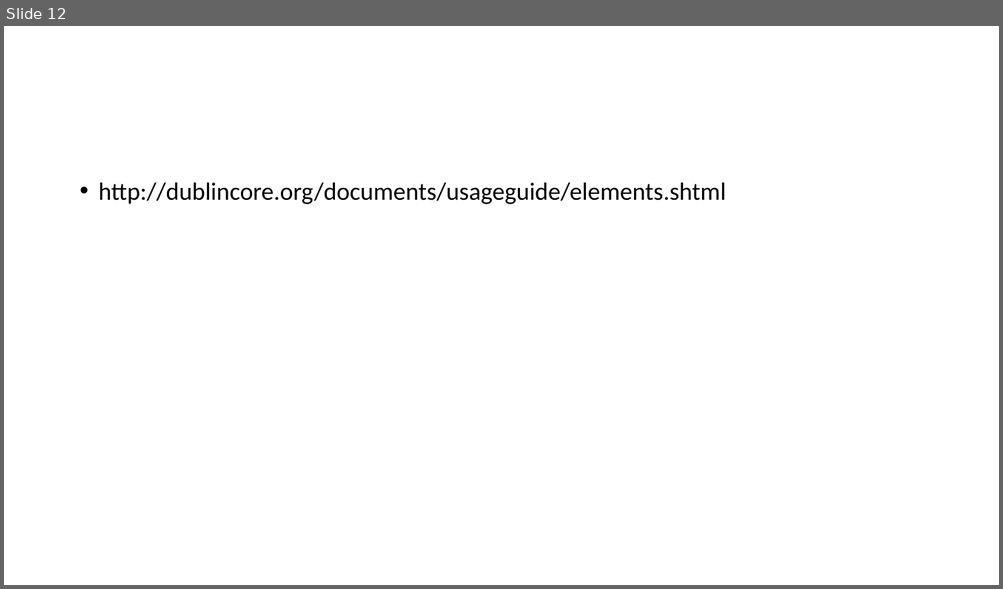
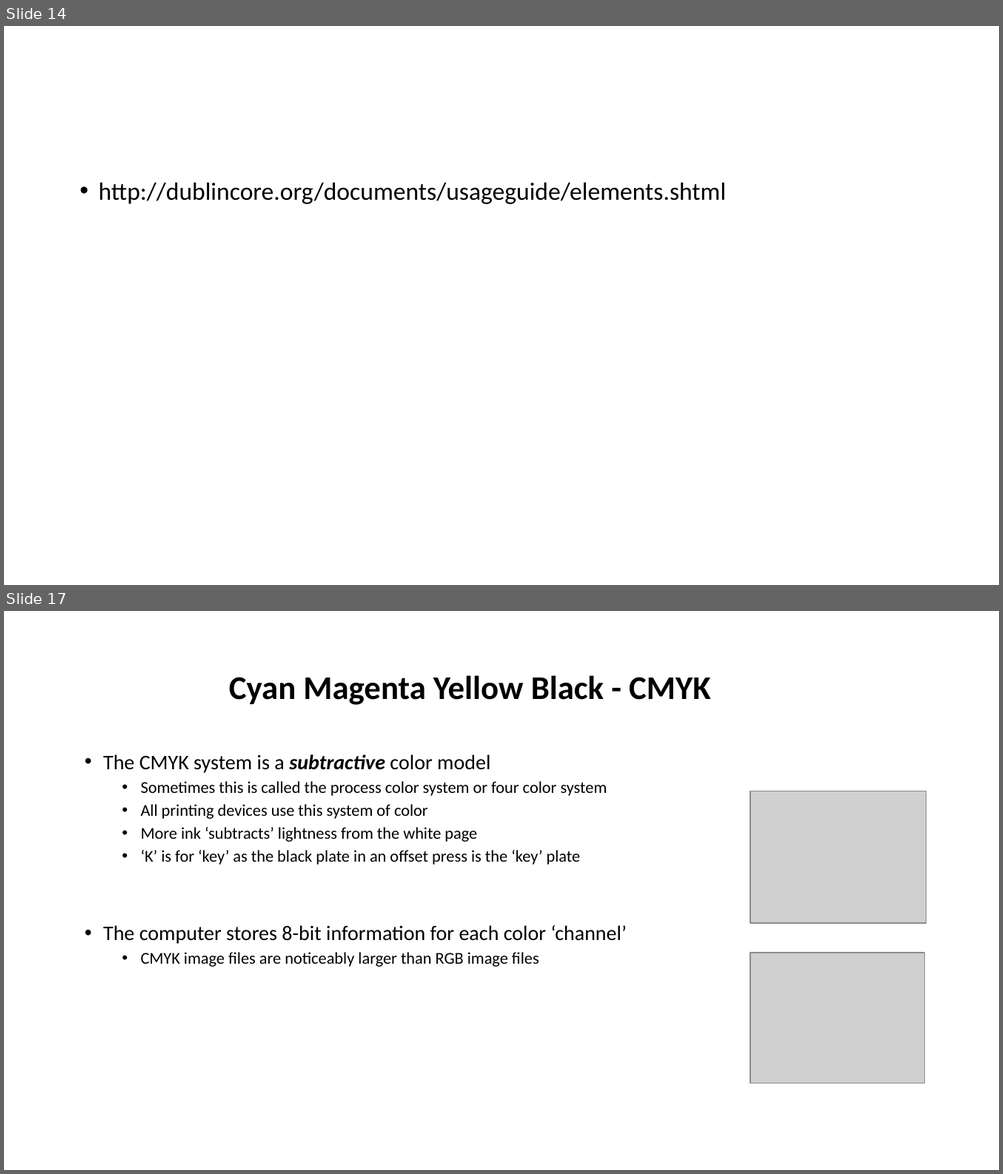
Before and after one commit to tibbben/teaching.data.literacy, a slide deck: UM_DataManagementClass/Lessons/03/03_secondMeeting.pptx. Shown one above the other, each under a label of ours: slide 12 before the commit, slides 14 and 17 after it; the slides between them are not shown. The pictures are 1003x589 and 1003x1174 pixels, drawn with LibreOffice and Linux fonts; fonts in the diff are those of the drawing; grey boxes stand for pictures. Boxes give left, top, right and bottom in pixels: in the first picture for what was removed or moved away, otherwise in the second. Text is boxed around its words. In the diff, an @@ line names an element or a change of style, - is before the commit and + after.

```diff
--- a/UM_DataManagementClass/Lessons/03/03_secondMeeting.pptx
+++ b/UM_DataManagementClass/Lessons/03/03_secondMeeting.pptx
@@ slide 17 added at (x1=4, y1=611, x2=999, y2=1170), background #FFFFFF @@
@@ title added at (x1=229, y1=675, x2=711, y2=705), 32 pt, text #000000, bold @@
+Cyan Magenta Yellow Black - CMYK
@@ text added at (x1=103, y1=755, x2=626, y2=967), 16 pt, text #000000 @@
+• The CMYK system is a subtractive color model
+  • Sometimes this is called the process color system or four color system
+  • All printing devices use this system of color
+  • More ink ‘subtracts’ lightness from the white page
+  • ‘K’ is for ‘key’ as the black plate in an offset press is the ‘key’ plate
+• The computer stores 8-bit information for each color ‘channel’
+  • CMYK image files are noticeably larger than RGB image files
@@ picture added at (x1=750, y1=792, x2=926, y2=923) @@
@@ picture added at (x1=750, y1=953, x2=924, y2=1083) @@
@@ what was slide 12 is now slide 14 @@
```
Also in this commit, not shown: 4 slides changed, 7 other slides added, 1 other file.
